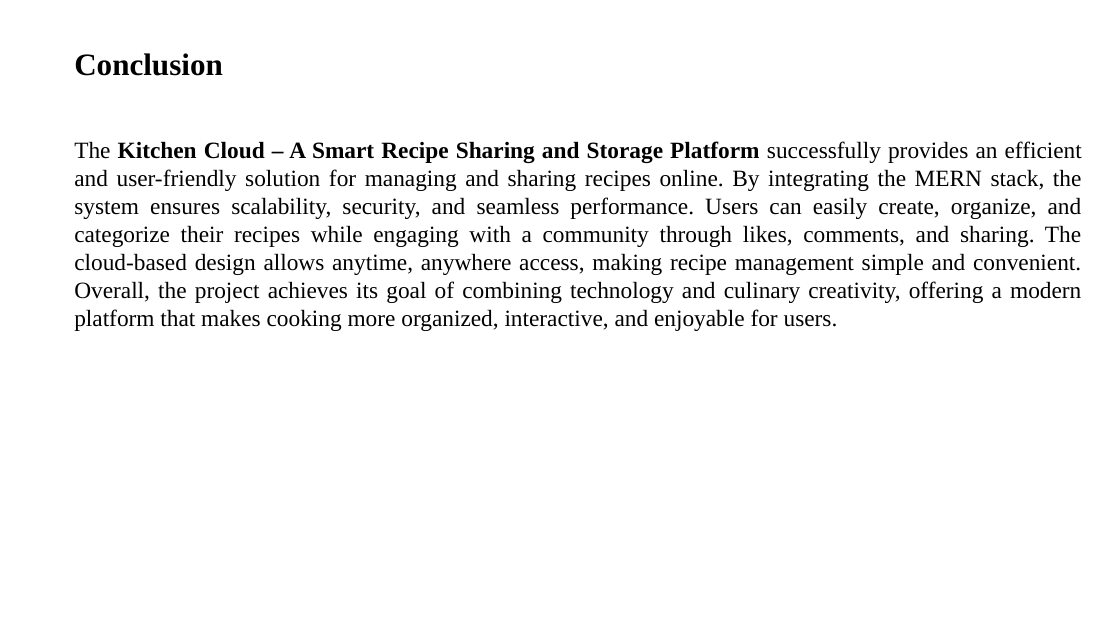
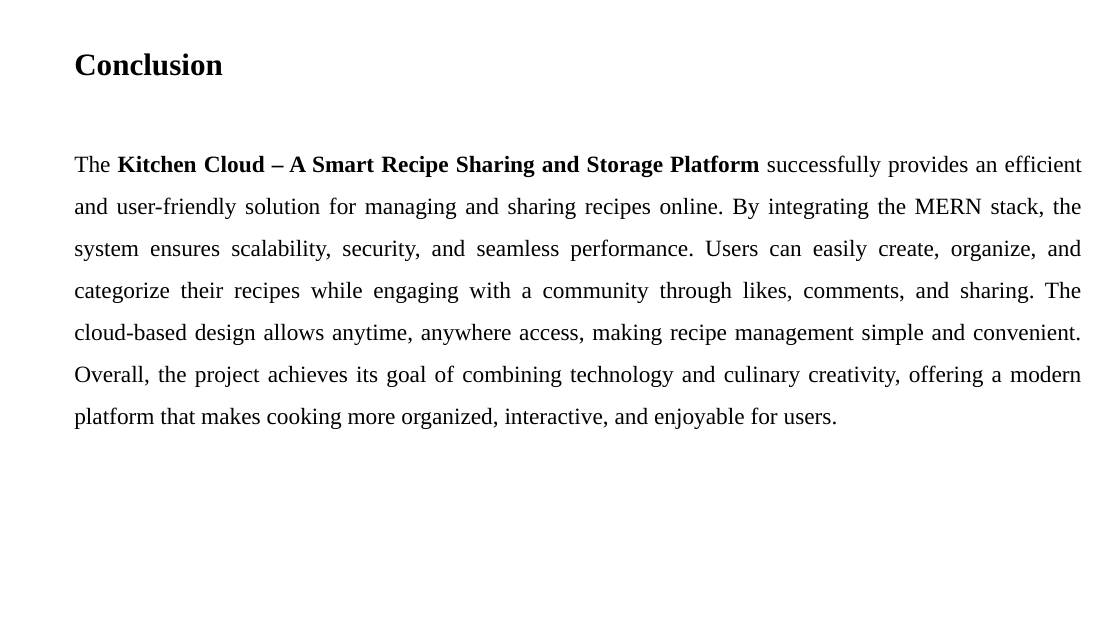
Before and after one commit to pabolukaruna7/kc, a slide deck: slide 17 of c13.pptx (slide 16 before the commit). Drawn at 1120x630 pixels with LibreOffice and Linux fonts; fonts in the diff are those of the drawing. Boxes give left, top, right and bottom in pixels: in the first picture for what was removed or moved away, otherwise in the second. Text is boxed around its words. In the diff, an @@ line names an element or a change of style, - is before the commit and + after.

```diff
--- a/c13.pptx
+++ b/c13.pptx
@@ text "The Kitchen Cloud – A ..." at (74, 155, 1082, 429): line spacing 1 to 1.5 @@
```
Also in this commit, not shown: 1 other slide changed, 8 slides added, 6 slides removed.
